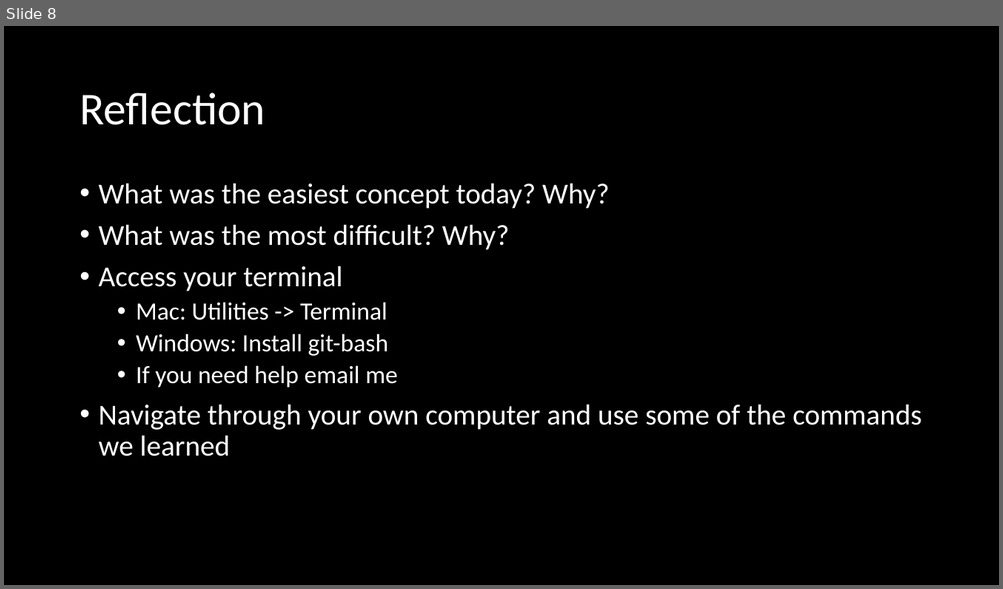
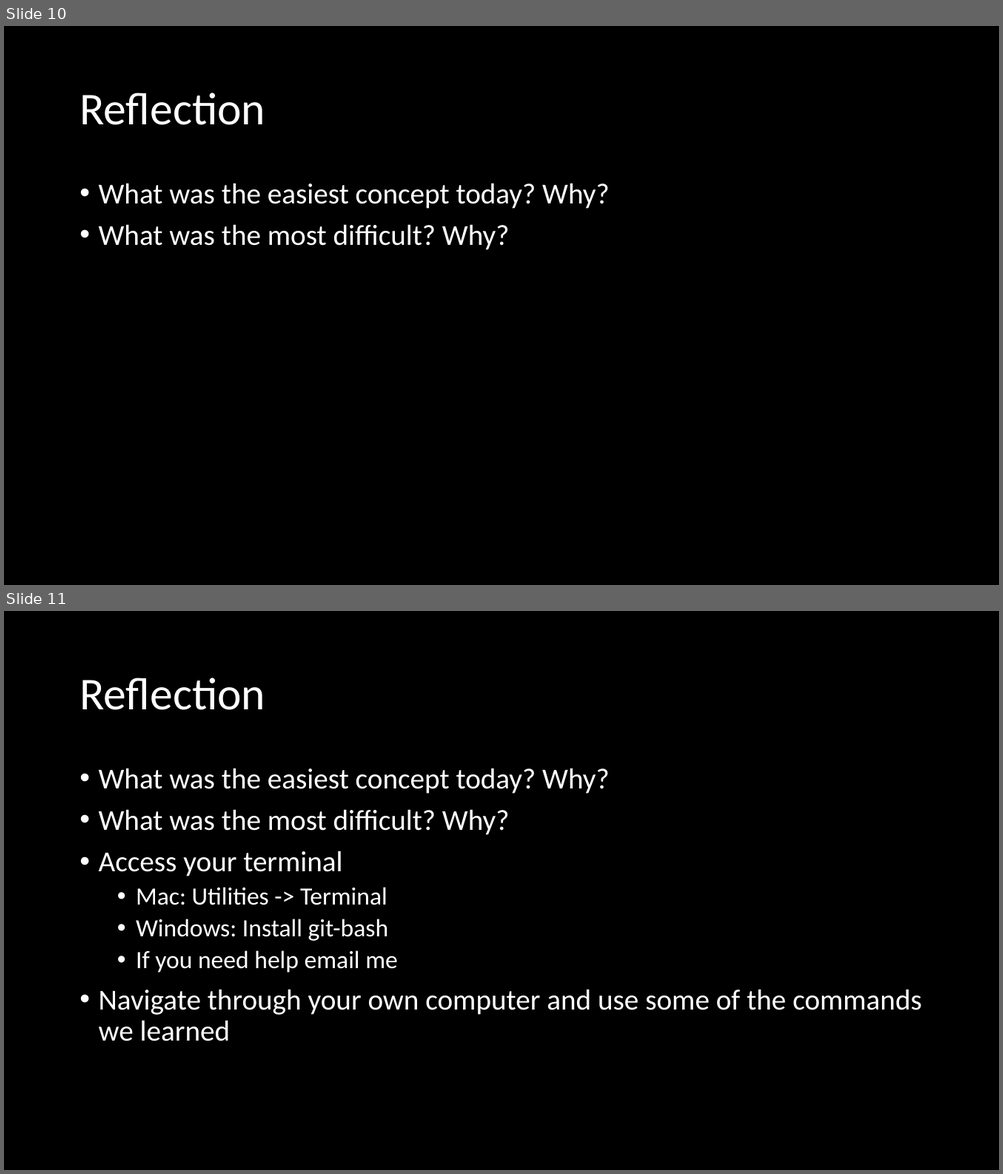
Before and after one commit to madmolecularman/MARC-Summer-2020, a slide deck: resources/coding/coding_necessities.pptx. Shown one above the other, each under a label of ours: slide 8 before the commit, slides 10 and 11 after it. The pictures are 1003x589 and 1003x1174 pixels, drawn with LibreOffice and Linux fonts; fonts in the diff are those of the drawing. Boxes give left, top, right and bottom in pixels: in the first picture for what was removed or moved away, otherwise in the second. Text is boxed around its words. In the diff, an @@ line names an element or a change of style, - is before the commit and + after.

Commit message:
coding necessities reflection added

```diff
--- a/resources/coding/coding_necessities.pptx
+++ b/resources/coding/coding_necessities.pptx
@@ slide 10 added at <box>4,26,999,585</box>, background #000000 @@
@@ title added at <box>79,93,265,125</box>, 44 pt, text #FFFFFF @@
+Reflection
@@ text added at <box>99,183,609,250</box>, 28 pt, text #FFFFFF @@
+• What was the easiest concept today? Why?
+• What was the most difficult? Why?
@@ what was slide 8 is now slide 11 @@
```
Also in this commit, not shown: 1 slide changed, 2 other slides added, 3 other files.
